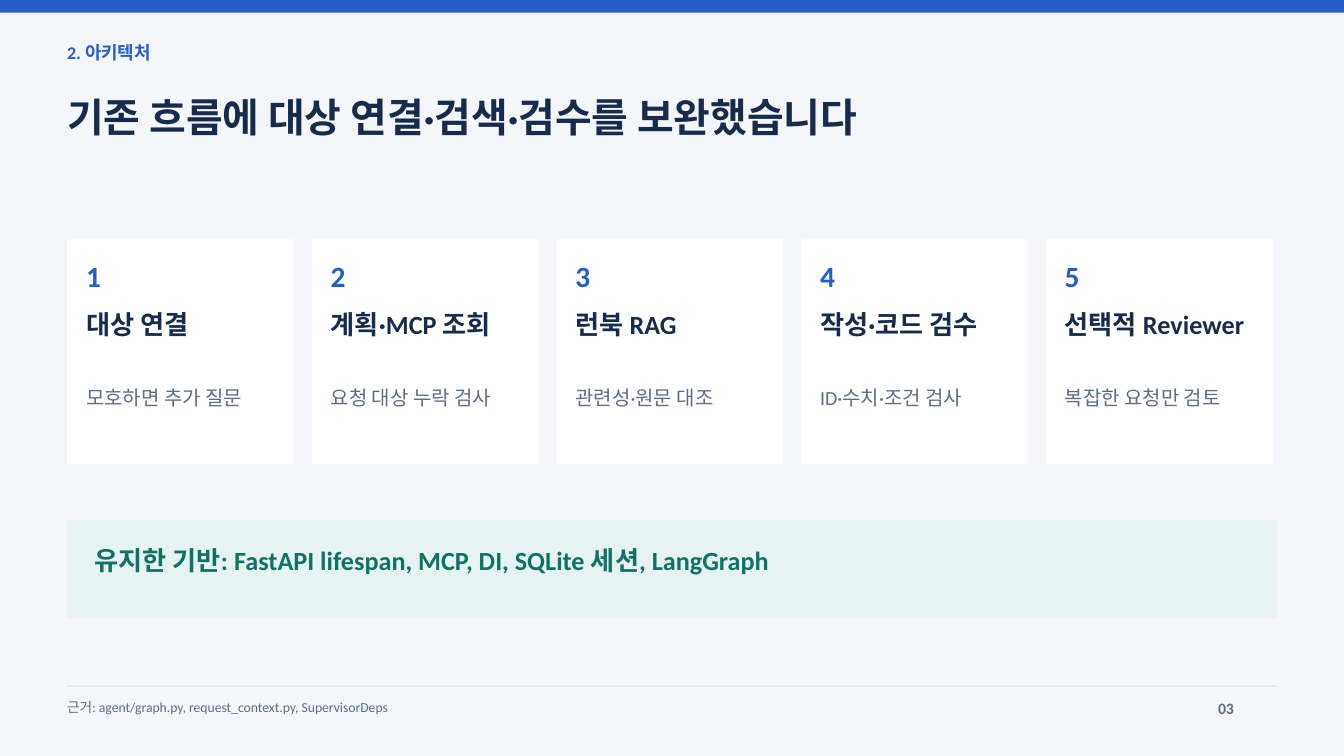
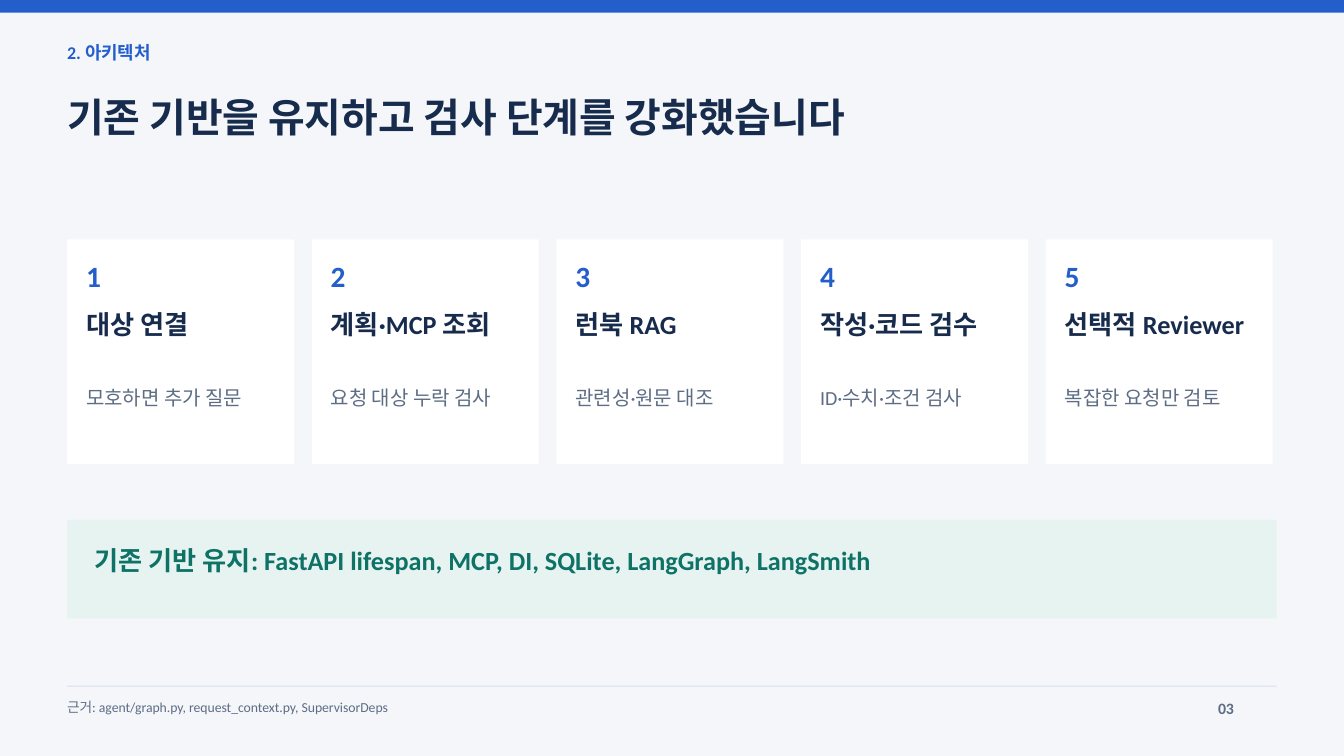
Before and after one commit to jeonginlee09-cpu/skala-ai-mini_project, a slide deck: slide 3 of output/AI_Agent_개선_최종발표.pptx. Drawn at 1344x756 pixels with LibreOffice and Linux fonts; fonts in the diff are those of the drawing. Boxes give left, top, right and bottom in pixels: in the first picture for what was removed or moved away, otherwise in the second. Text is boxed around its words. In the diff, an @@ line names an element or a change of style, - is before the commit and + after.

```diff
--- a/output/AI_Agent_개선_최종발표.pptx
+++ b/output/AI_Agent_개선_최종발표.pptx
@@ text at box(67, 98, 845, 136): text changed @@
-기존 흐름에 대상 연결·검색·검수를 보완했습니다
+기존 기반을 유지하고 검사 단계를 강화했습니다
@@ text at box(94, 548, 871, 575): text changed @@
-유지한 기반: FastAPI lifespan, MCP, DI, SQLite 세션, LangGraph
+기존 기반 유지: FastAPI lifespan, MCP, DI, SQLite, LangGraph, LangSmith
```
Also in this commit, not shown: 8 other slides changed, 12 other files.
